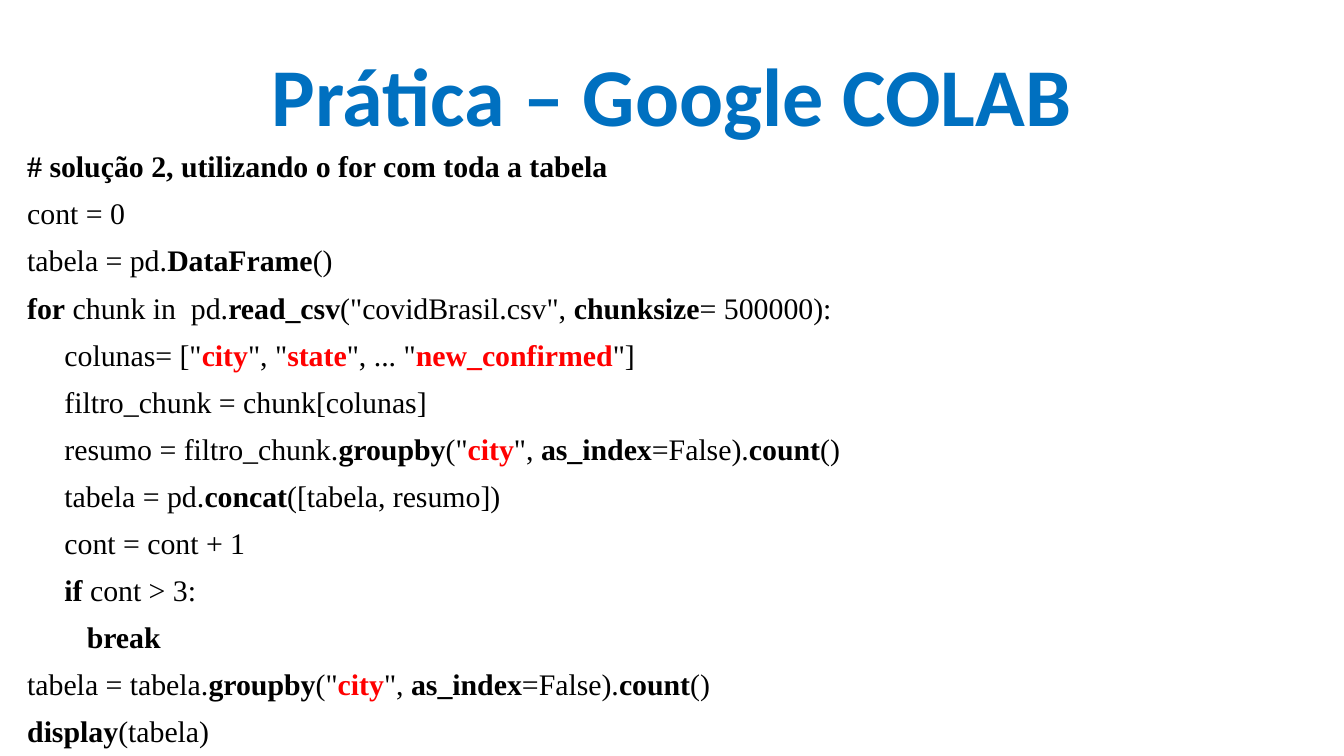
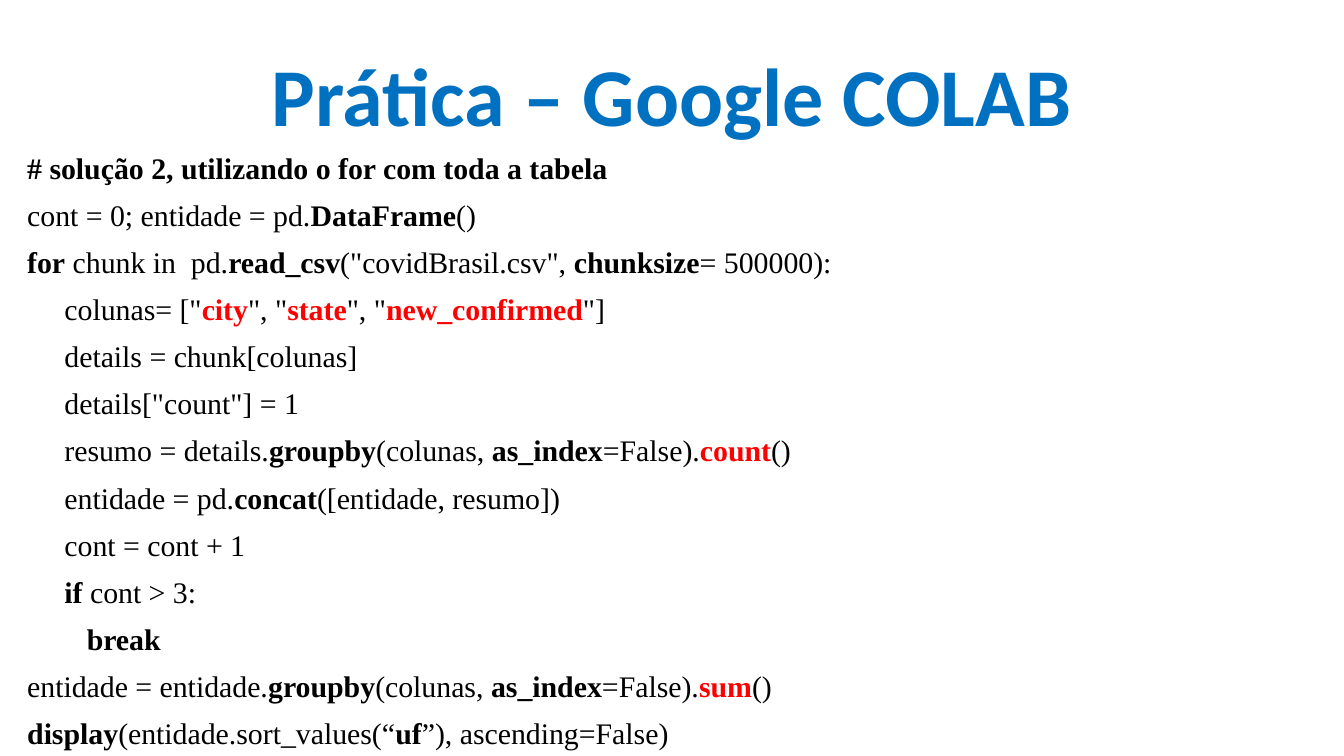
Before and after one commit to CloudEducationBrazil/WydenPythonBigData, a slide deck: slide 17 of 01 Classes/Aula 01 - Python Big Data.pptx. Drawn at 1344x756 pixels with LibreOffice and Linux fonts; fonts in the diff are those of the drawing; background and template pictures are left out. Boxes give left, top, right and bottom in pixels: in the first picture for what was removed or moved away, otherwise in the second. Text is boxed around its words. In the diff, an @@ line names an element or a change of style, - is before the commit and + after.

Commit message:
aulas ppt Python big data

```diff
--- a/01 Classes/Aula 01 - Python Big Data.pptx
+++ b/01 Classes/Aula 01 - Python Big Data.pptx
@@ text at (27,205,476,232): text changed @@
-cont = 0
-tabela = pd.DataFrame()
+cont = 0; entidade = pd.DataFrame()
@@ text at (64,299,791,514): text changed @@
-colunas= ["city", "state", ... "new_confirmed"]
-filtro_chunk = chunk[colunas]
-resumo = filtro_chunk.groupby("city", as_index=False).count()
-tabela = pd.concat([tabela, resumo])
+colunas= ["city", "state", "new_confirmed"]
+details = chunk[colunas]
+details["count"] = 1
+resumo = details.groupby(colunas, as_index=False).count()
+entidade = pd.concat([entidade, resumo])
@@ text at (27,676,772,750): text changed @@
-tabela = tabela.groupby("city", as_index=False).count()
-display(tabela)
+entidade = entidade.groupby(colunas, as_index=False).sum()
+display(entidade.sort_values(“uf”), ascending=False)
```
Also in this commit, not shown: 1 other slide changed, 29 other files.
